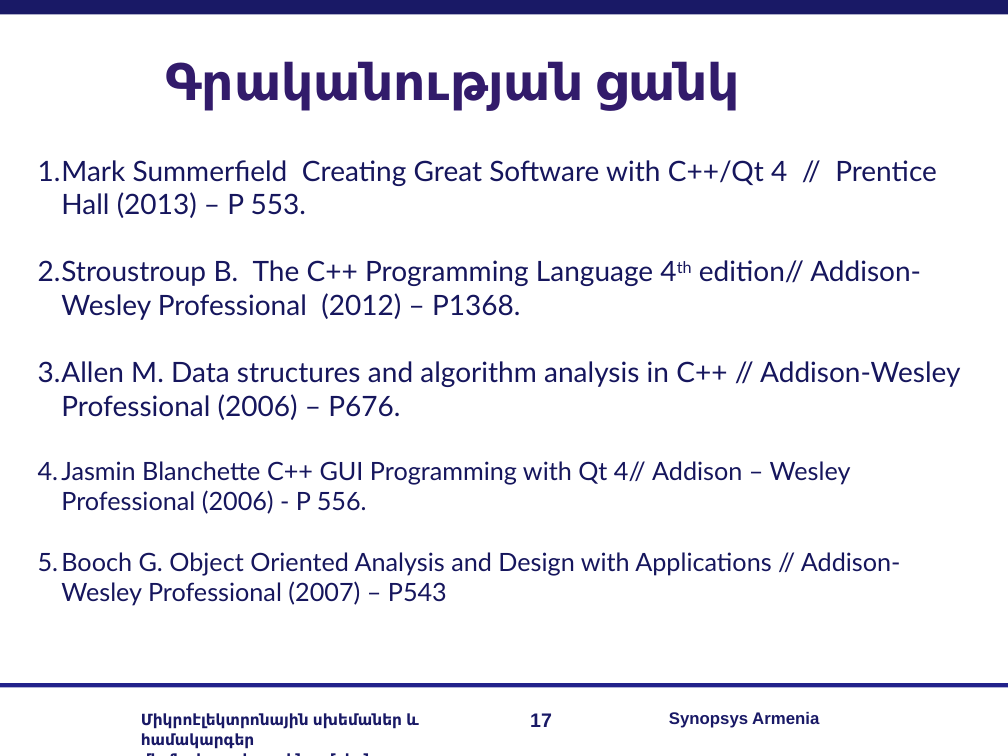
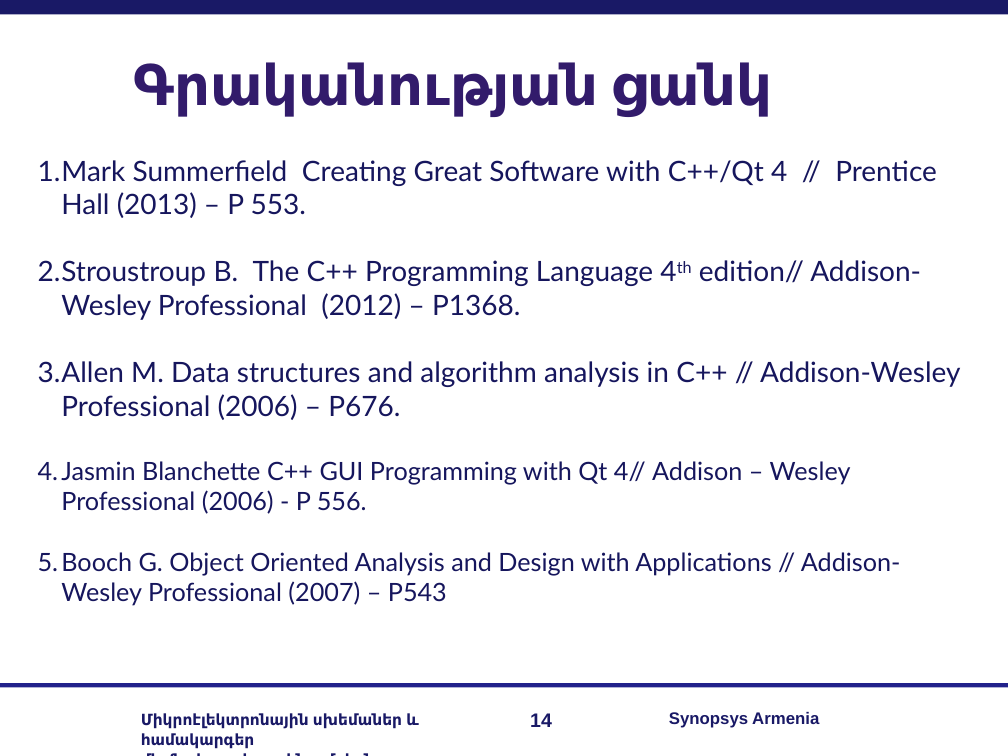
Before and after one commit to RazKarapetyan/Master_thesis, a slide deck: slide 14 of My real work/my_master_slides.ppt (slide 17 before the commit). Drawn at 1008x756 pixels with LibreOffice and Linux fonts; fonts in the diff are those of the drawing; background and template pictures are left out. Boxes give left, top, right and bottom in pixels: in the first picture for what was removed or moved away, otherwise in the second. Text is boxed around its words. In the diff, an @@ line names an element or a change of style, - is before the commit and + after.

```diff
--- a/My real work/my_master_slides.ppt
+++ b/My real work/my_master_slides.ppt
@@ text "Գրականության ցանկ": place and size @@
-text "Գրականության ցանկ" at box(165, 61, 740, 111)
+text "Գրականության ցանկ" at box(134, 62, 772, 117)
@@ text "Գրականության ցանկ" at box(134, 62, 772, 117): size 36 to 40 pt @@
@@ page number at box(530, 713, 552, 727): text changed @@
-17
+14
```
Also in this commit, not shown: 12 other slides changed, 1 slide added, 4 slides removed, 1 other file.
